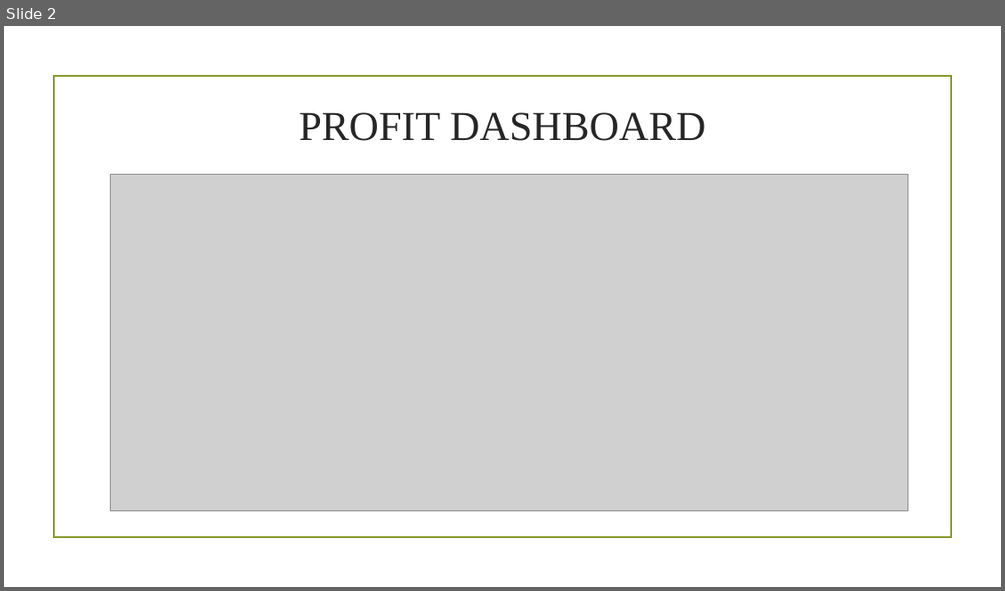
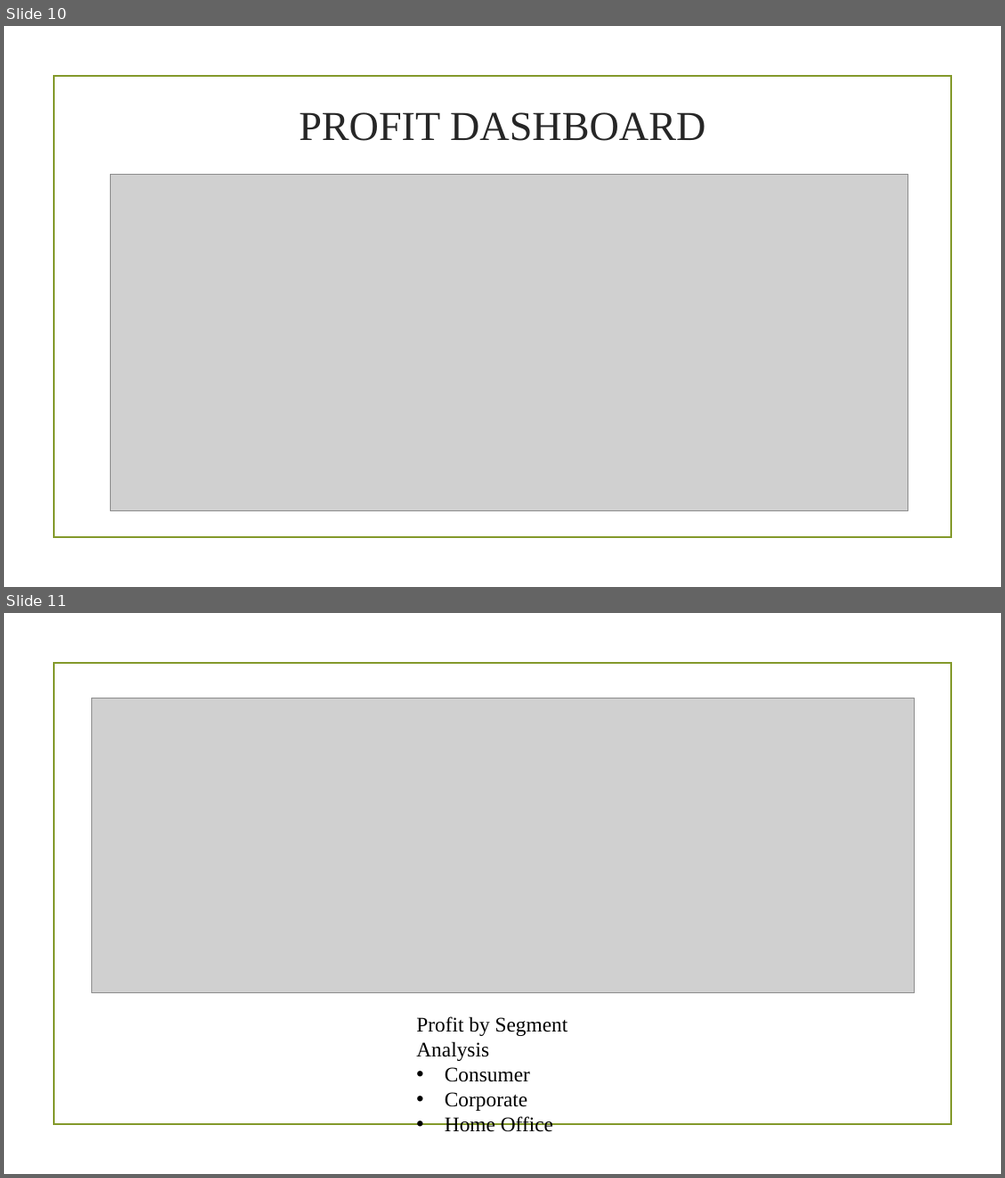
Before and after one commit to Leon199630/WALMART-ANALYSIS, a slide deck: WALMART PPT.pptx. Shown one above the other, each under a label of ours: slide 2 before the commit, slides 10 and 11 after it. The pictures are 1005x591 and 1005x1178 pixels, drawn with LibreOffice and Linux fonts; fonts in the diff are those of the drawing; grey boxes stand for pictures; background and template pictures are left out. Boxes give left, top, right and bottom in pixels: in the first picture for what was removed or moved away, otherwise in the second. Text is boxed around its words. In the diff, an @@ line names an element or a change of style, - is before the commit and + after.

```diff
--- a/WALMART PPT.pptx
+++ b/WALMART PPT.pptx
@@ slide 11 added at bbox=[4, 613, 1001, 1174], background picture (left out); not listed: 1 template element that a slide beside it also shows @@
@@ picture added at bbox=[91, 698, 914, 993] @@
@@ text added at bbox=[416, 1016, 568, 1132], 20 pt, text #000000 @@
+Profit by Segment Analysis
+• Consumer
+• Corporate
+• Home Office
@@ what was slide 2 is now slide 10 @@
```
Also in this commit, not shown: 1 slide changed, 19 other slides added, 2 slides removed.
